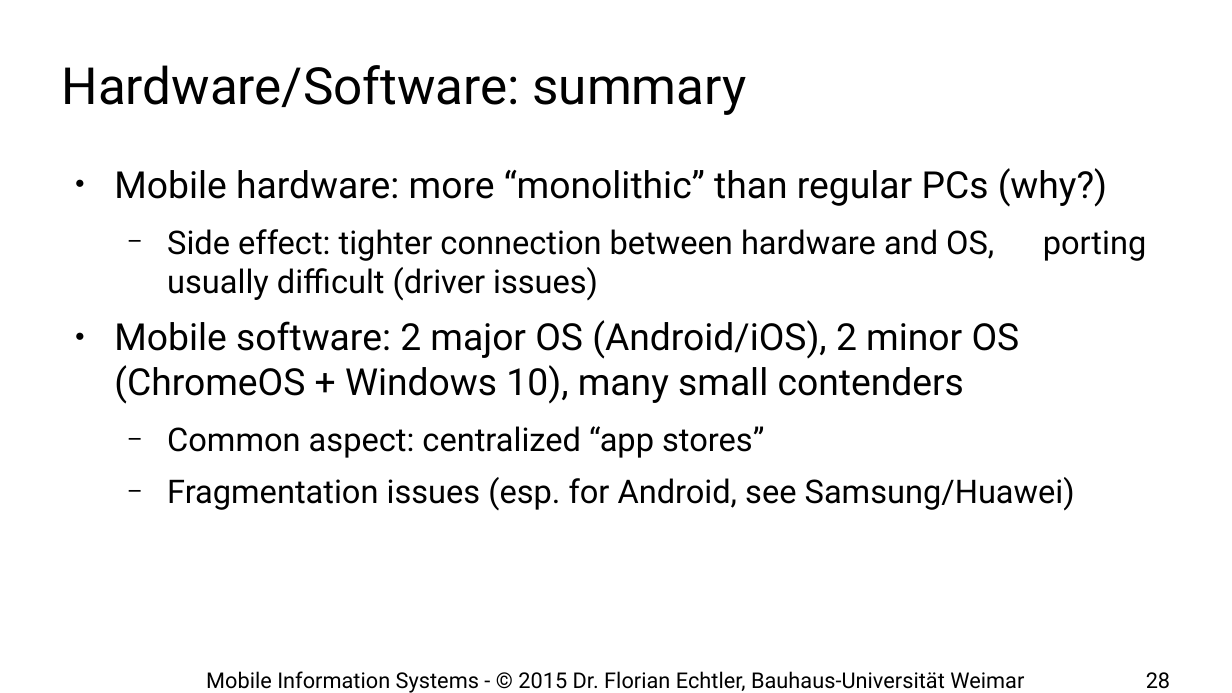
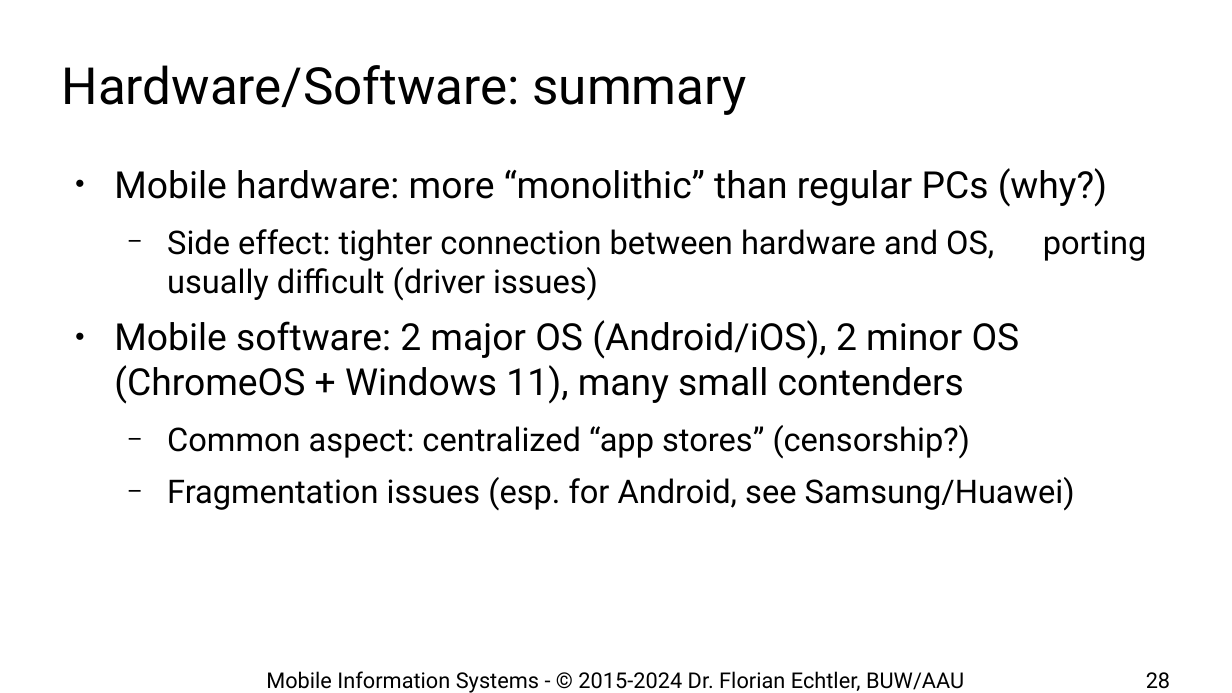
Before and after one commit to floe/mobile-information-systems, a slide deck: slide 28 of 01-introduction-basics.odp. Drawn at 1232x693 pixels with LibreOffice and Linux fonts; fonts in the diff are those of the drawing; background and template pictures are left out. Boxes give left, top, right and bottom in pixels: in the first picture for what was removed or moved away, otherwise in the second. Text is boxed around its words. In the diff, an @@ line names an element or a change of style, - is before the commit and + after.

```diff
--- a/01-introduction-basics.odp
+++ b/01-introduction-basics.odp
@@ text at bbox=[114, 320, 1020, 459]: text changed @@
-● Mobile software: 2 major OS (Android/iOS), 2 minor OS (ChromeOS + Windows 10), many small contenders
-  − Common aspect: centralized “app stores”
+● Mobile software: 2 major OS (Android/iOS), 2 minor OS (ChromeOS + Windows 11), many small contenders
+  − Common aspect: centralized “app stores” (censorship?)
@@ text at bbox=[266, 671, 964, 693]: text changed @@
-Mobile Information Systems - © 2015 Dr. Florian Echtler, Bauhaus-Universität Weimar
+Mobile Information Systems - © 2015-2024 Dr. Florian Echtler, BUW/AAU
```
Also in this commit, not shown: 35 other slides changed, 1 slide added, 1 other file.
